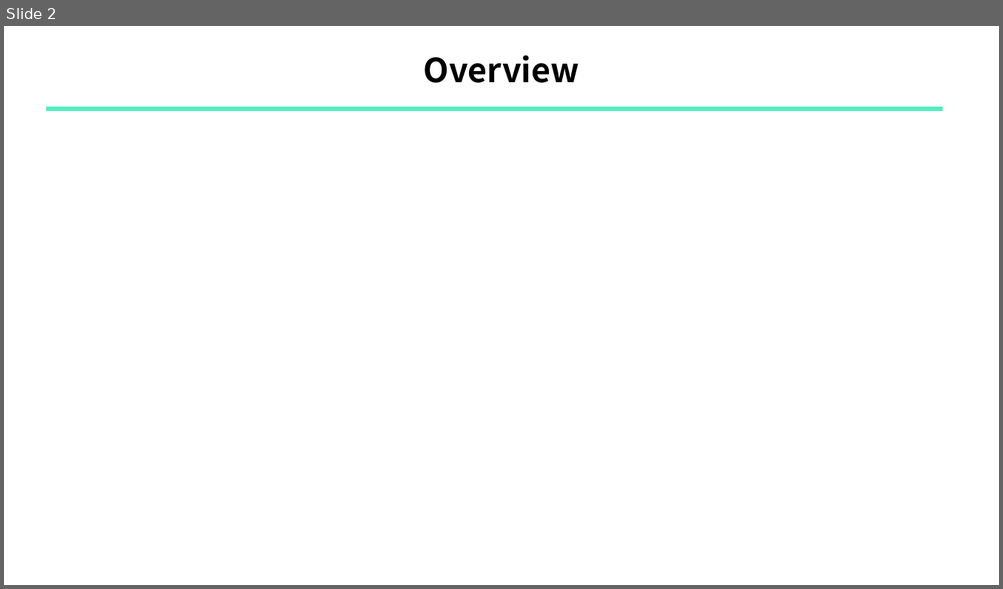
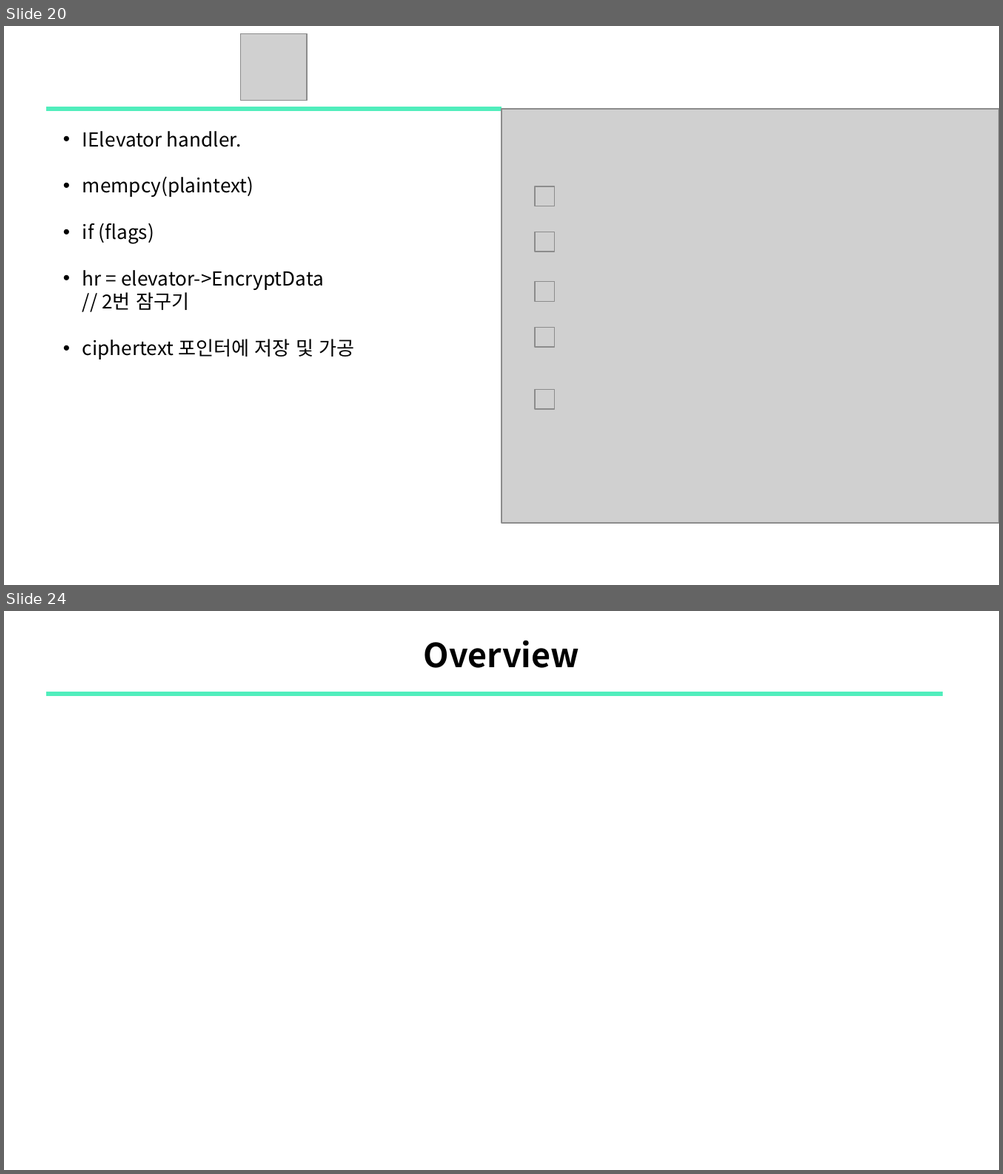
Before and after one commit to sewonpark-sec/SSL-Seminar, a slide deck: 15_Chrome_PW_Decryption.pptx. Shown one above the other, each under a label of ours: slide 2 before the commit, slides 20 and 24 after it; the slides between them are not shown. The pictures are 1003x589 and 1003x1174 pixels, drawn with LibreOffice and Linux fonts; fonts in the diff are those of the drawing; grey boxes stand for pictures. Boxes give left, top, right and bottom in pixels: in the first picture for what was removed or moved away, otherwise in the second. Text is boxed around its words. In the diff, an @@ line names an element or a change of style, - is before the commit and + after.

```diff
--- a/15_Chrome_PW_Decryption.pptx
+++ b/15_Chrome_PW_Decryption.pptx
@@ slide 20 added at [4, 26, 999, 585], background #FFFFFF @@
@@ picture added at [241, 34, 307, 101] @@
@@ line added from (45, 109) to (501, 109), #51EEBC 3 pt @@
@@ picture added at [501, 109, 999, 523] @@
@@ text added at [82, 131, 355, 360], 14 pt, text #000000 @@
+    • IElevator handler.
+    • mempcy(plaintext)
+    • if (flags)
+    • hr = elevator->EncryptData
+      // 2번 잠구기
+    • ciphertext 포인터에 저장 및 가공
@@ picture added at [534, 186, 554, 206] @@
@@ picture added at [534, 232, 554, 252] @@
@@ picture added at [534, 281, 554, 301] @@
@@ picture added at [534, 327, 554, 347] @@
@@ picture added at [534, 390, 554, 410] @@
@@ what was slide 2 is now slide 24 @@
```
Also in this commit, not shown: 3 slides changed, 19 other slides added, 9 slides removed.
